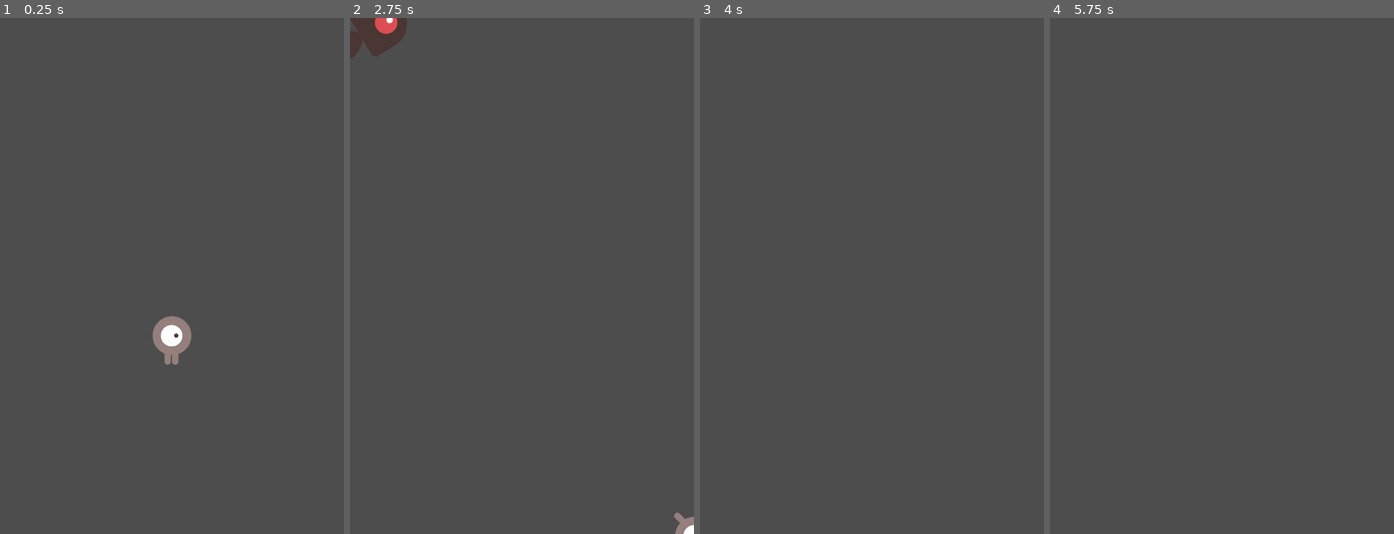
Above: before the commit, frames 1-4 (left to right).
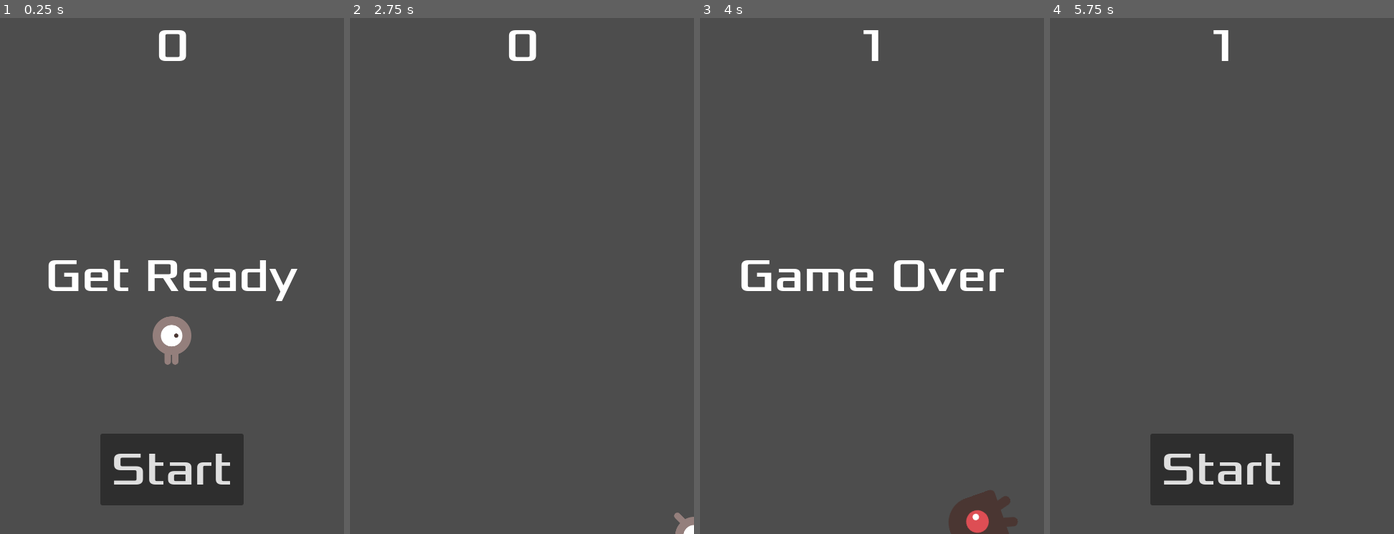
Above: after the commit, the same moments.

Repository: DustStarGame/dodge-the-creeps-
Game: Godot game, scene res://Scene/Main.tscn
Same seed, same stepped clock (60 frames per second), same inputs: the game is played once before the commit and once after it.
Inputs (mouse positions are in pixels of both pictures, inside the frame that each line leads up to):
- Up to frame 1 (0.25 s): no input
- Up to frame 2 (2.75 s): click (522, 472) at 0.5 s, where only the run after the commit has a clickable "Start"; tap Enter at 1.25 s; hold Right (move_right) 1.28-2.03 s; hold Down (move_down) from 2.03 s (still down)
- Up to frame 3 (4 s): release Down (move_down) at 2.78 s; hold Right (move_right) 2.78-3.53 s; hold Up (move_up) from 3.53 s (still down)
- Up to frame 4 (5.75 s): release Up (move_up) at 4.28 s; hold Left (move_left) from 4.28 s (still down); tap Space at 5 s

The runs differ from the first frame. In frame 1, 7.8% of the frame differs, in the area x 13-87%, y 2-95%; in frame 2, 1.2%; in frame 3, 3.1%; in frame 4, 5.9%.

Commit message:
新增HUD界面及注游戏逻辑集成

Diff:
--- /dev/null
+++ b/Scene/HUD.tscn
@@ -0,0 +1,61 @@
+[gd_scene format=3 uid="uid://bmnc00mhml6ss"]
+
+[ext_resource type="FontFile" uid="uid://gpf7fluckq2e" path="res://fonts/Xolonium-Regular.ttf" id="1_0apqc"]
+[ext_resource type="Script" uid="uid://da08i27nqux8d" path="res://Scripts/hud.gd" id="1_i7jdr"]
+
+[node name="CanvasLayer" type="CanvasLayer" unique_id=1001654069]
+script = ExtResource("1_i7jdr")
+
+[node name="ScoreLabel" type="Label" parent="." unique_id=1217852698]
+anchors_preset = 5
+anchor_left = 0.5
+anchor_right = 0.5
+offset_left = -22.5
+offset_right = 22.5
+offset_bottom = 78.0
+grow_horizontal = 2
+theme_override_fonts/font = ExtResource("1_0apqc")
+theme_override_font_sizes/font_size = 64
+text = "0"
+horizontal_alignment = 1
+vertical_alignment = 1
+
+[node name="Message" type="Label" parent="." unique_id=63853351]
+anchors_preset = 8
+anchor_left = 0.5
+anchor_top = 0.5
+anchor_right = 0.5
+anchor_bottom = 0.5
+offset_left = -240.0
+offset_top = -120.0
+offset_right = 240.0
+offset_bottom = 120.0
+grow_horizontal = 2
+grow_vertical = 2
+theme_override_fonts/font = ExtResource("1_0apqc")
+theme_override_font_sizes/font_size = 64
+text = "Dodge the Creeps!"
+horizontal_alignment = 1
+vertical_alignment = 1
+autowrap_mode = 2
+
+[node name="StartButton" type="Button" parent="." unique_id=1059247738]
+anchors_preset = 7
+anchor_left = 0.5
+anchor_top = 1.0
+anchor_right = 0.5
+anchor_bottom = 1.0
+offset_left = -100.0
+offset_top = -140.0
+offset_right = 100.0
+offset_bottom = -40.0
+grow_horizontal = 2
+grow_vertical = 0
+theme_override_fonts/font = ExtResource("1_0apqc")
+theme_override_font_sizes/font_size = 64
+text = "Start"
+
+[node name="MessageTimer" type="Timer" parent="." unique_id=845330040]
+
+[connection signal="pressed" from="StartButton" to="." method="_on_start_button_pressed"]
+[connection signal="timeout" from="MessageTimer" to="." method="_on_message_timer_timeout"]
--- a/Scene/Main.tscn
+++ b/Scene/Main.tscn
@@ -3,6 +3,7 @@
 [ext_resource type="Script" uid="uid://c4hyq8pn2lb5v" path="res://Scripts/Main.gd" id="1_djkur"]
 [ext_resource type="PackedScene" uid="uid://dbu6lpedsos4v" path="res://Scene/Player.tscn" id="1_xhtwi"]
 [ext_resource type="PackedScene" uid="uid://cdlga2k7pdchr" path="res://Scene/Mob.tscn" id="2_h175a"]
+[ext_resource type="PackedScene" uid="uid://bmnc00mhml6ss" path="res://Scene/HUD.tscn" id="4_h175a"]
 
 [sub_resource type="Curve2D" id="Curve2D_wr7s0"]
 _data = {
@@ -33,7 +34,10 @@
 
 [node name="MobSpawnLocation" type="PathFollow2D" parent="MobPath" unique_id=2050784657]
 
+[node name="HUD" parent="." unique_id=1531419621 instance=ExtResource("4_h175a")]
+
 [connection signal="hit" from="Player" to="." method="game_over"]
 [connection signal="timeout" from="MobTimer" to="." method="_on_mob_timer_timeout"]
 [connection signal="timeout" from="ScoreTimer" to="." method="_on_score_timer_timeout"]
 [connection signal="timeout" from="StartTimer" to="." method="_on_start_timer_timeout"]
+[connection signal="start_game" from="HUD" to="." method="new_game"]
--- a/Scene/Mob.tscn
+++ b/Scene/Mob.tscn
@@ -7,7 +7,7 @@
 radius = 32.0
 height = 68.0
 
-[node name="Mob" type="RigidBody2D" unique_id=308016475]
+[node name="Mob" type="RigidBody2D" unique_id=308016475 groups=["mobs"]]
 collision_mask = 0
 gravity_scale = 0.0
 script = ExtResource("1_5fkij")
--- a/Scripts/Main.gd
+++ b/Scripts/Main.gd
@@ -9,11 +9,16 @@
 func game_over():
 	$ScoreTimer.stop()  #每秒增加分数
 	$MobTimer.stop()	#控制怪物产生的频率
+	$HUD.show_game_over()
 
 func new_game():
 	score = 0
 	$Player.start($StartPosition.position)
 	$StartTimer.start()
+
+	$HUD.update_score(score)
+	$HUD.show_message("Get Ready")
+	get_tree().call_group("mobs", "queue_free")
 
 
 func _on_start_timer_timeout() -> void:
@@ -23,6 +28,7 @@
 
 func _on_score_timer_timeout() -> void:
 	score += 1
+	$HUD.update_score(score)
 
 func _on_mob_timer_timeout() -> void:
 	# Create a new instance of the Mob scene.
--- /dev/null
+++ b/Scripts/hud.gd
@@ -0,0 +1,37 @@
+extends CanvasLayer
+
+signal start_game
+
+# Called when the node enters the scene tree for the first time.
+func _ready() -> void:
+	pass # Replace with function body.
+
+
+
+func show_message(text):
+	$Message.text = text
+	$Message.show()
+	$MessageTimer.start()
+
+func show_game_over():
+	show_message("Game Over")
+	# Wait until the MessageTimer has counted down.
+	await $MessageTimer.timeout
+
+	$Message.text = "Dodge the Creeps!"
+	$Message.show()
+	# Make a one-shot timer and wait for it to finish.
+	await get_tree().create_timer(1.0).timeout
+	$StartButton.show()
+
+func update_score(score):
+	$ScoreLabel.text = str(score)
+
+
+
+func _on_message_timer_timeout() -> void:
+	$Message.hide()
+
+func _on_start_button_pressed() -> void:
+	$StartButton.hide()
+	start_game.emit()
Not shown, added: Scripts/hud.gd.uid
